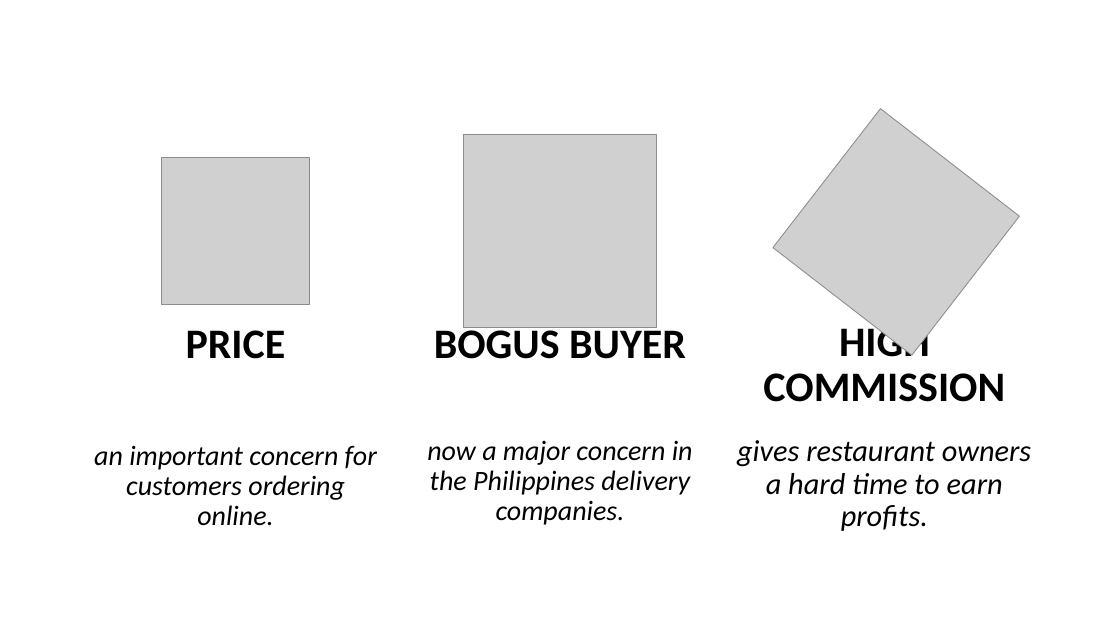
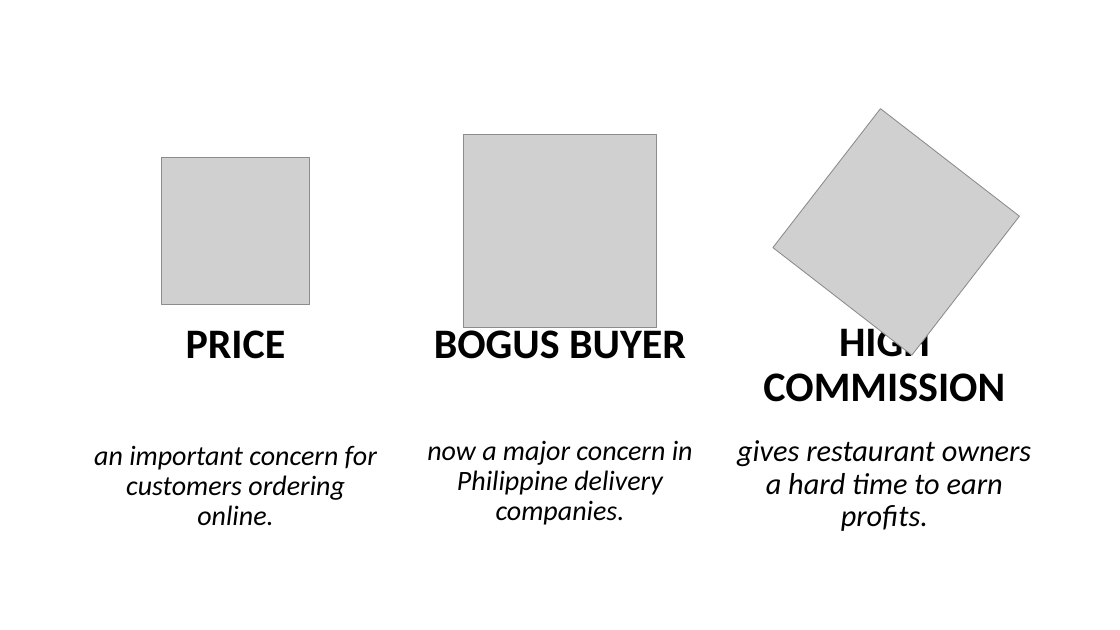
Before and after one commit to Pasabuy-App/Xamarin-App, a slide deck: slide 2 of docs/Project-Investor-Pitch.pptx. Drawn at 1120x630 pixels with LibreOffice and Linux fonts; fonts in the diff are those of the drawing; grey boxes stand for pictures; background and template pictures are left out. Boxes give left, top, right and bottom in pixels: in the first picture for what was removed or moved away, otherwise in the second. Text is boxed around its words. In the diff, an @@ line names an element or a change of style, - is before the commit and + after.

```diff
--- a/docs/Project-Investor-Pitch.pptx
+++ b/docs/Project-Investor-Pitch.pptx
@@ text at box(427, 440, 693, 525): text changed @@
-now a major concern in the Philippines delivery companies.
+now a major concern in Philippine delivery companies.
```
Also in this commit, not shown: 12 other slides changed.
